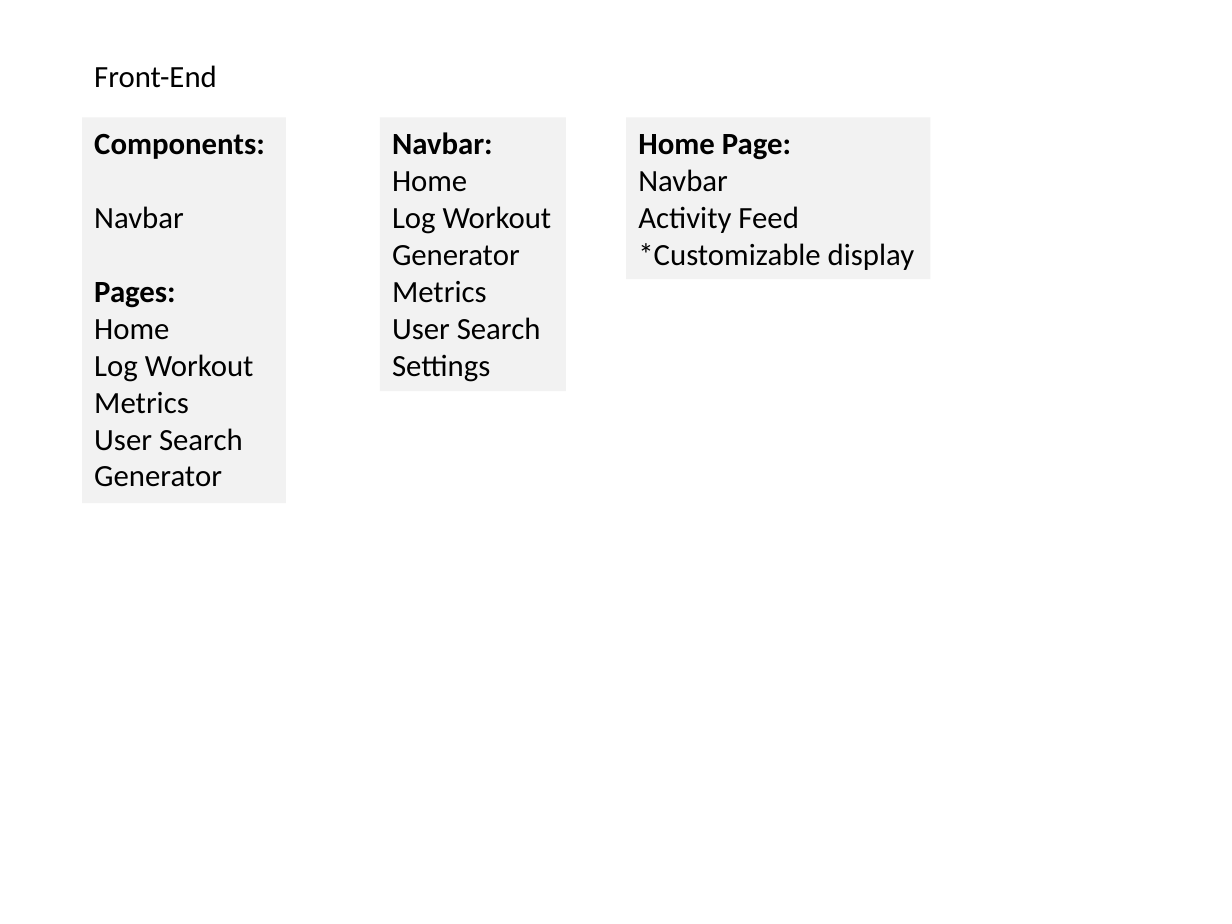
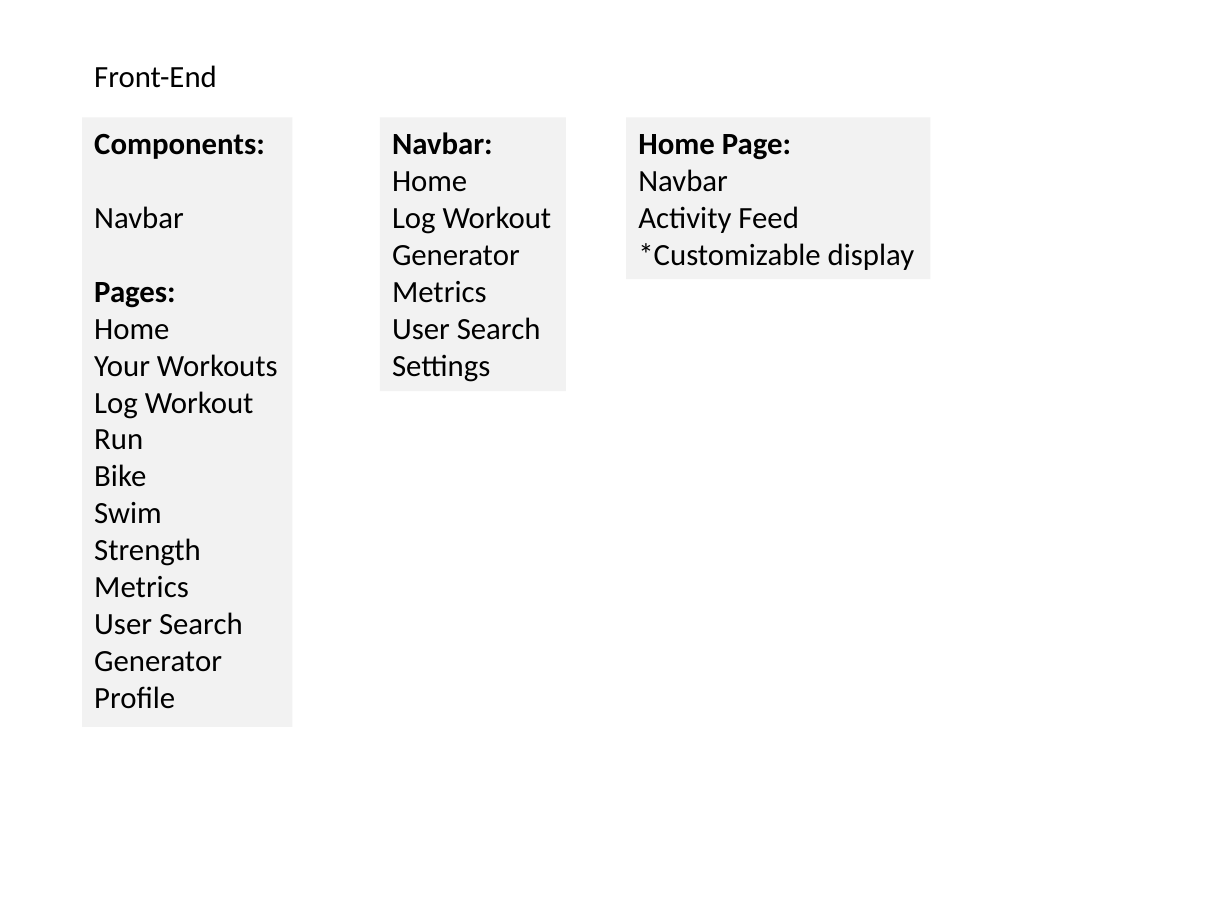
Before and after one commit to curtisyungen/outwork-1.0, a slide deck: slide 2 of Outline.pptx. Drawn at 1232x924 pixels with LibreOffice and Linux fonts; fonts in the diff are those of the drawing. Boxes give left, top, right and bottom in pixels: in the first picture for what was removed or moved away, otherwise in the second. Text is boxed around its words. In the diff, an @@ line names an element or a change of style, - is before the commit and + after.

```diff
--- a/Outline.pptx
+++ b/Outline.pptx
@@ rectangle "Components:": place and size @@
-rectangle "Components:" at (83,117,286,503)
+rectangle "Components:" at (83,117,293,727)
@@ text in rectangle at (94,354,278,377): paragraph added @@
+Your Workouts
@@ text in rectangle at (94,429,201,566): paragraphs added @@
+Run
+Bike
+Swim
+Strength
@@ text in rectangle at (94,686,175,709): paragraph added @@
+Profile
```
Also in this commit, not shown: 6 other slides changed, 3 slides added.
